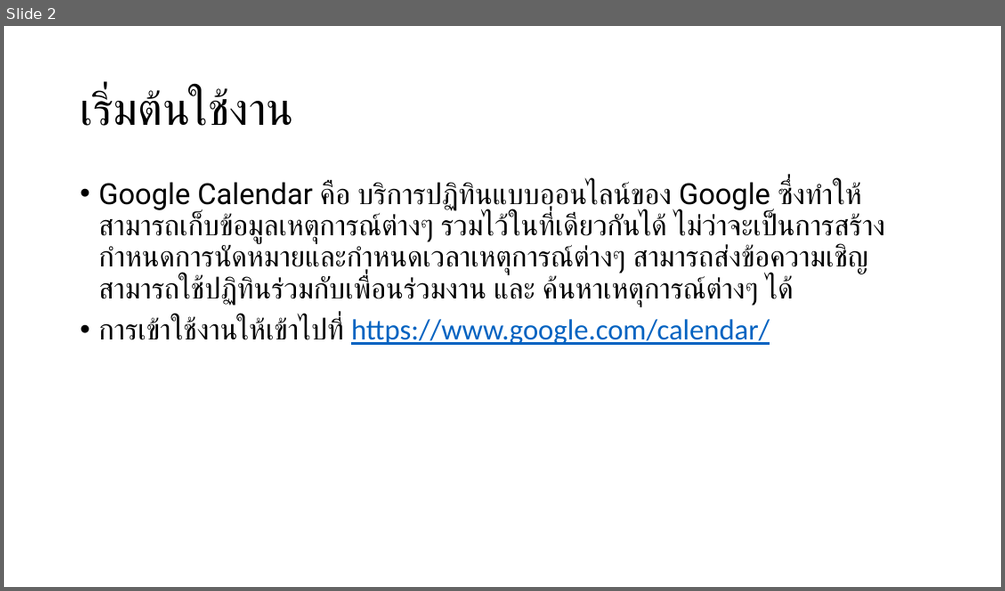
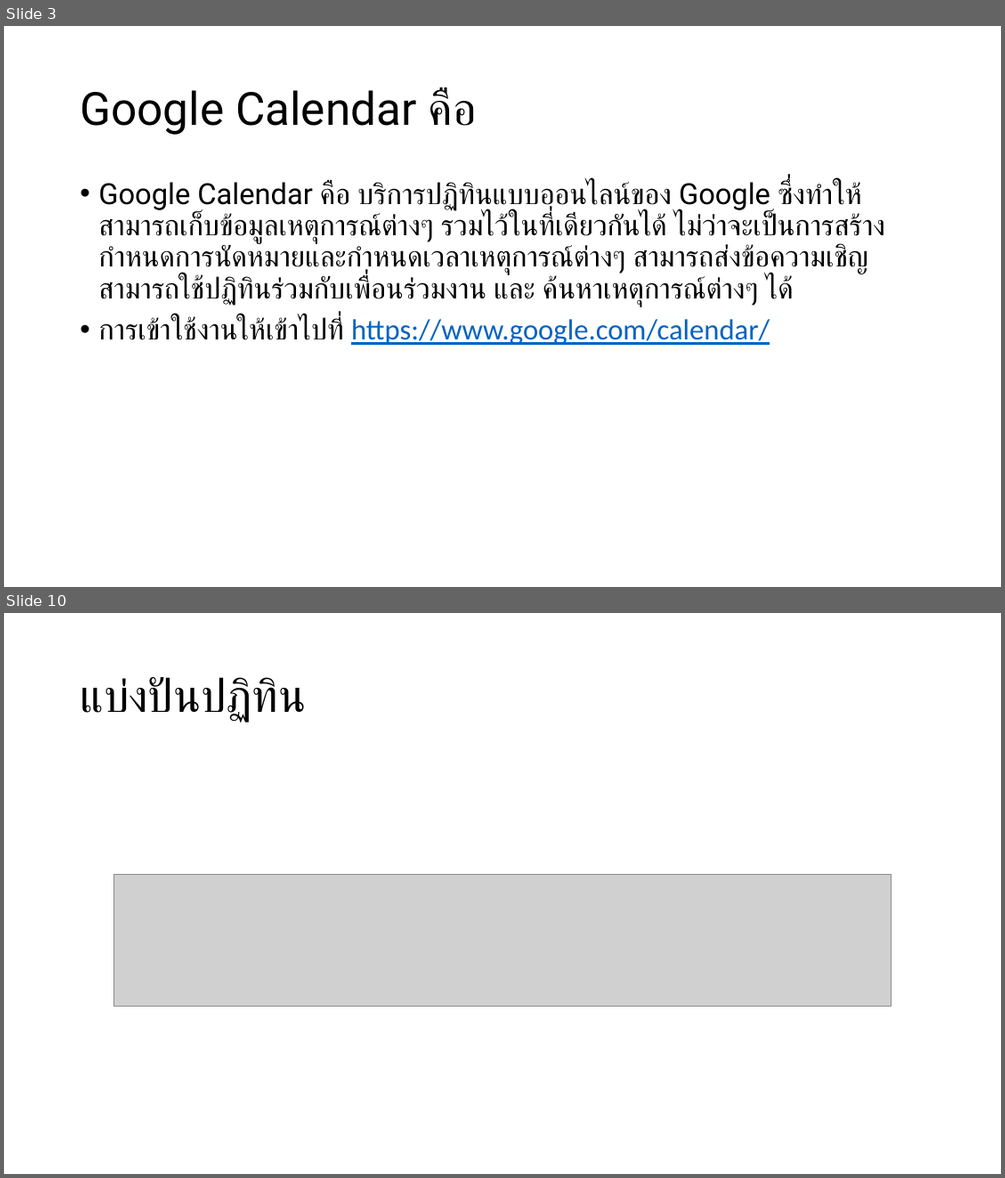
Before and after one commit to bratchasak/gcalendar, a slide deck: Google Calendar.pptx. Shown one above the other, each under a label of ours: slide 2 before the commit, slides 3 and 10 after it; the slides between them are not shown. The pictures are 1005x591 and 1005x1178 pixels, drawn with LibreOffice and Linux fonts; fonts in the diff are those of the drawing; grey boxes stand for pictures. Boxes give left, top, right and bottom in pixels: in the first picture for what was removed or moved away, otherwise in the second. Text is boxed around its words. In the diff, an @@ line names an element or a change of style, - is before the commit and + after.

```diff
--- a/Google Calendar.pptx
+++ b/Google Calendar.pptx
@@ slide 10 added at (x1=4, y1=613, x2=1001, y2=1174), background #FFFFFF @@
@@ title added at (x1=80, y1=677, x2=306, y2=722), 44 pt, text #000000 @@
+แบ่งปันปฏิทิน
@@ picture added at (x1=114, y1=875, x2=890, y2=1006) @@
@@ what was slide 2 is now slide 3 @@
@@ slide 3 changed as well @@
@@ title at (x1=80, y1=89, x2=477, y2=135): text changed @@
-เริ่มต้นใช้งาน
+Google Calendar คือ
```
Also in this commit, not shown: 1 other slide changed, 14 other slides added, 9 slides removed, 1 other file.
